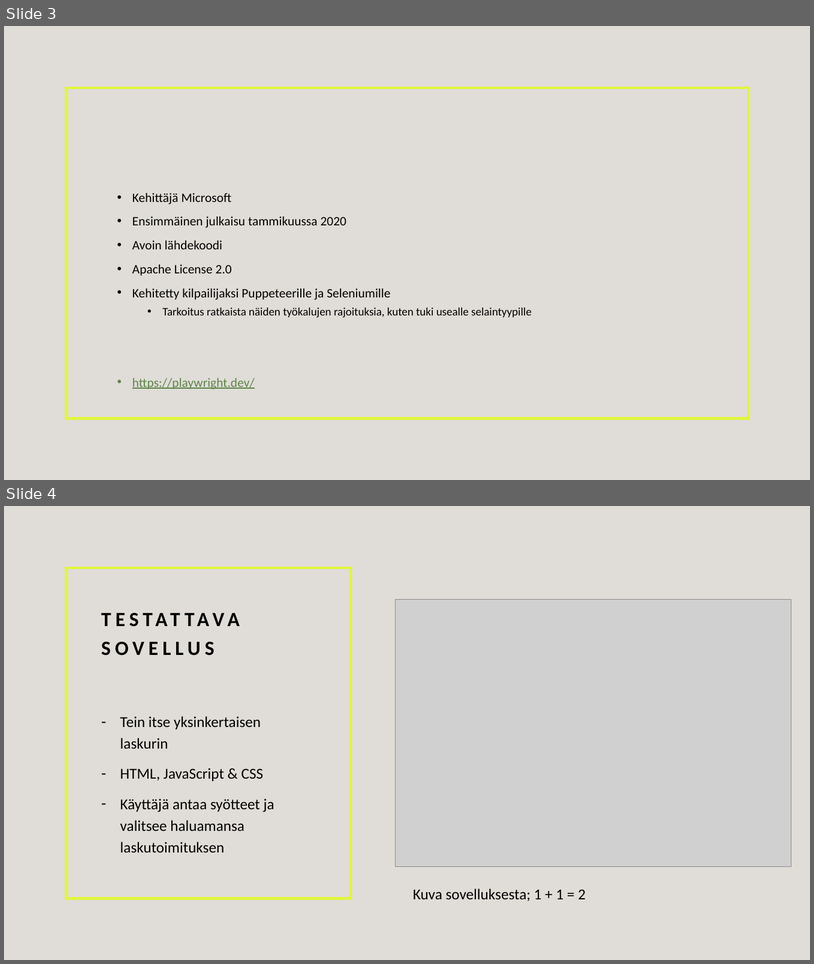
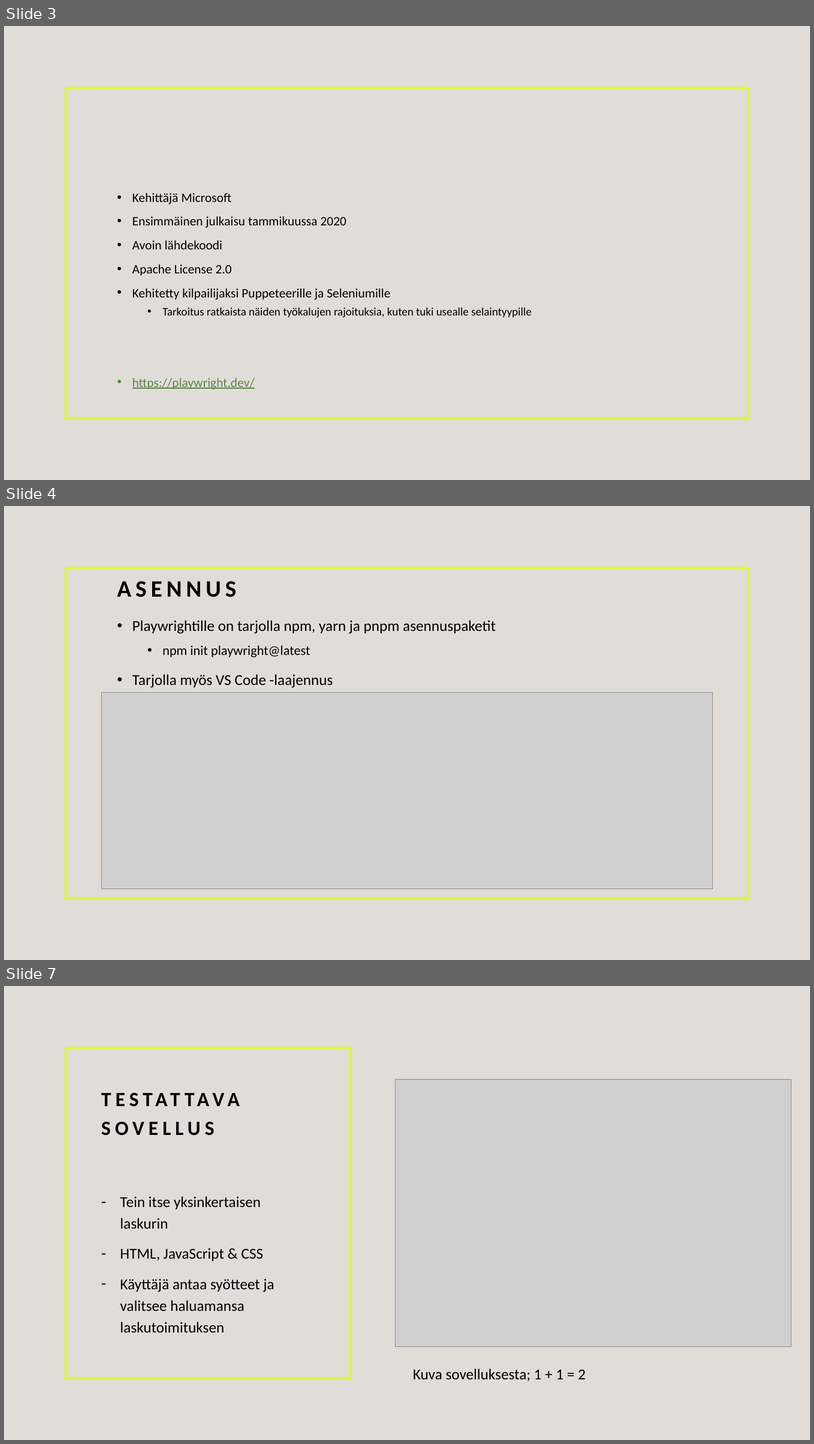
Before and after one commit to TeroAsilainen/ohjelmistotestaus-tyopaja, a slide deck: Playwright.pptx. Shown one above the other, each under a label of ours: slides 3 and 4 before the commit, slides 3, 4 and 7 after it; the slides between them are not shown. The pictures are 814x964 and 814x1444 pixels, drawn with LibreOffice and Linux fonts; fonts in the diff are those of the drawing; grey boxes stand for pictures. Boxes give left, top, right and bottom in pixels: in the first picture for what was removed or moved away, otherwise in the second. Text is boxed around its words. In the diff, an @@ line names an element or a change of style, - is before the commit and + after.

```diff
--- a/Playwright.pptx
+++ b/Playwright.pptx
@@ slide 4 added at box(4, 506, 810, 960), background #E0DDD8; not listed: 1 template element that a slide beside it also shows @@
@@ title added at box(117, 581, 237, 597), 28 pt, text #000000, bold @@
+ASENNUS
@@ text added at box(132, 620, 496, 688), 18 pt, text #000000 @@
+• Playwrightille on tarjolla npm, yarn ja pnpm asennuspaketit
+  • npm init playwright@latest
+• Tarjolla myös VS Code -laajennus
@@ picture added at box(101, 693, 713, 888) @@
@@ what was slide 4 is now slide 7 @@
```
Also in this commit, not shown: 1 slide changed, 6 other slides added, 8 other files.
